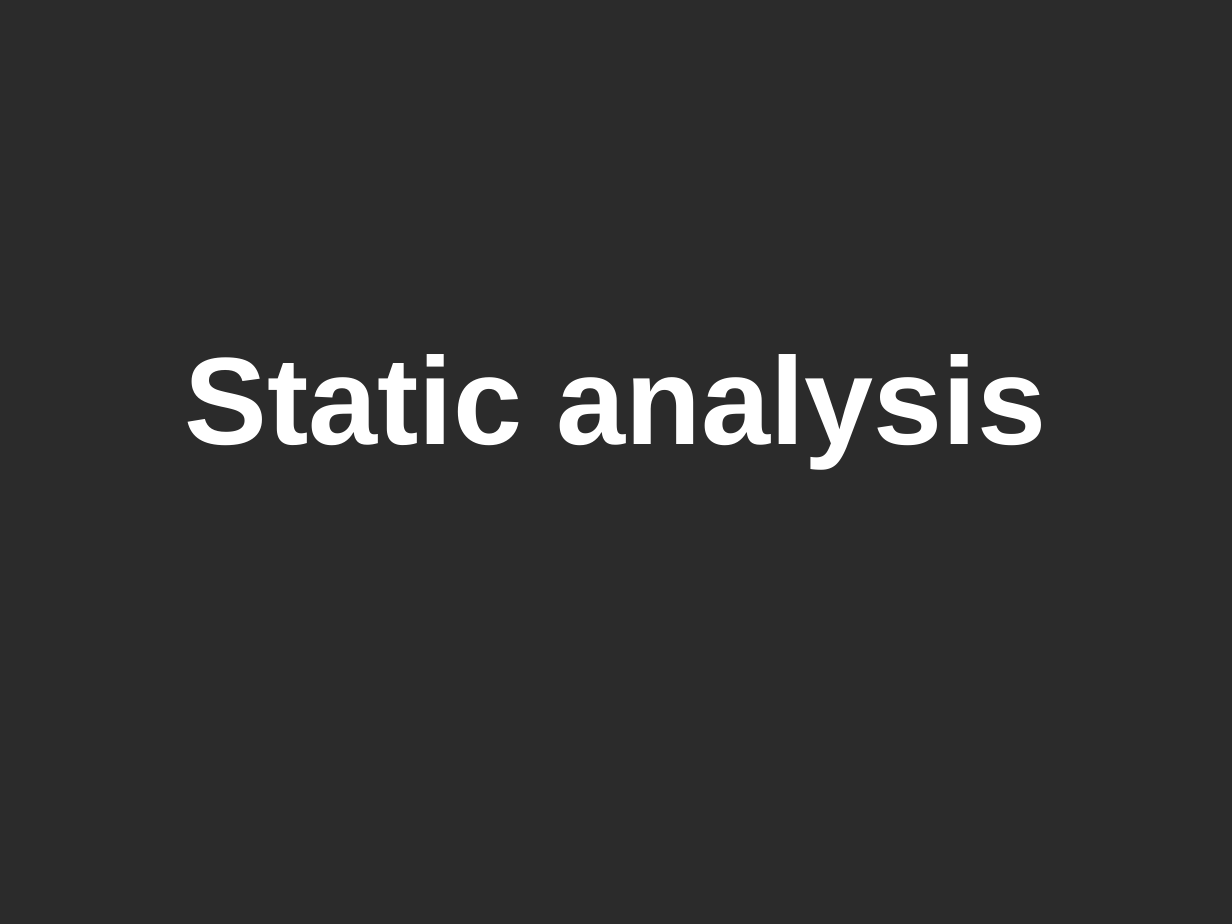
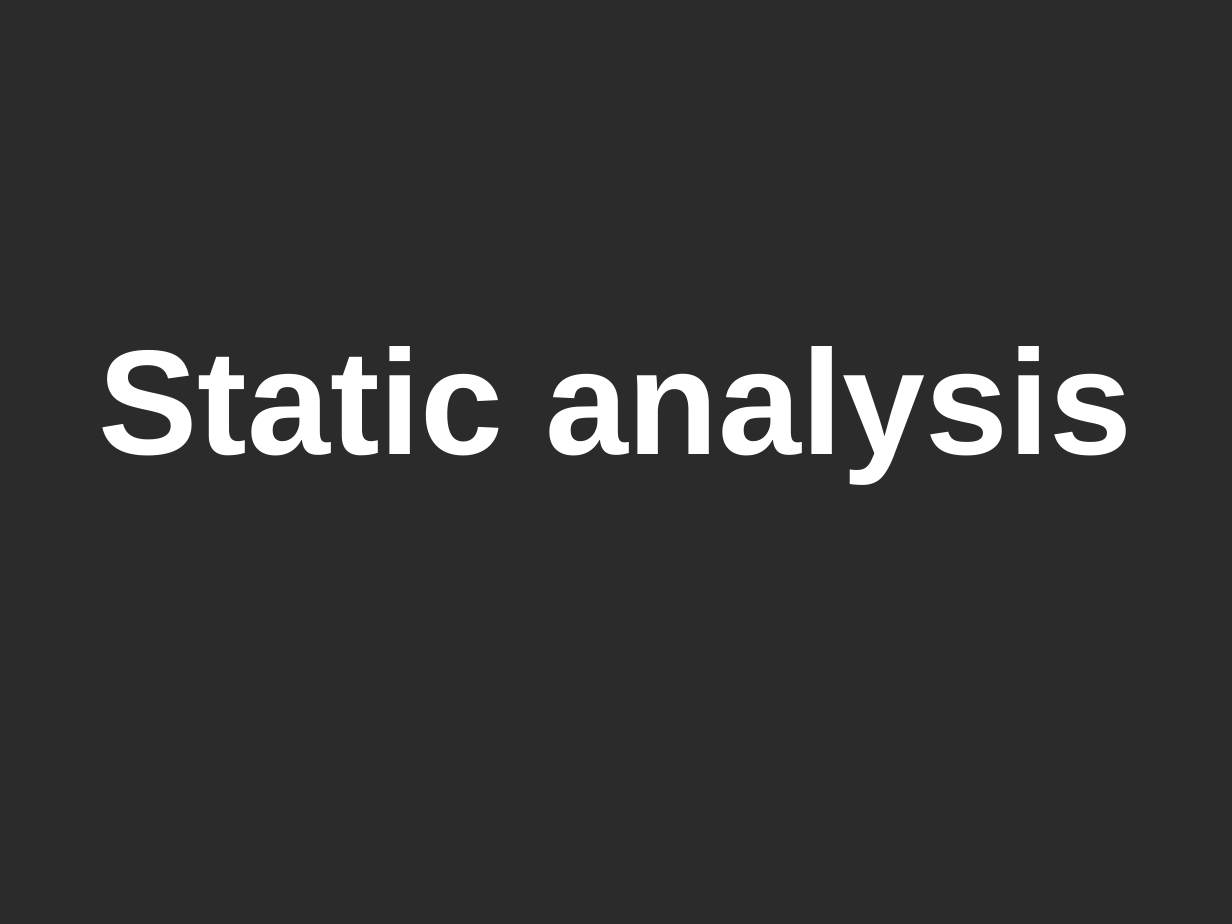
Before and after one commit to mateuszwinnicki/talks, a slide deck: slide 13 of CodeReviewAndStaticAnalysis/CodeReviewAndStaticAnalysis.odp. Drawn at 1232x924 pixels with LibreOffice and Linux fonts; fonts in the diff are those of the drawing; background and template pictures are left out; a plain dark background stands for a picture behind light text. Boxes give left, top, right and bottom in pixels: in the first picture for what was removed or moved away, otherwise in the second. Text is boxed around its words. In the diff, an @@ line names an element or a change of style, - is before the commit and + after.

```diff
--- a/CodeReviewAndStaticAnalysis/CodeReviewAndStaticAnalysis.odp
+++ b/CodeReviewAndStaticAnalysis/CodeReviewAndStaticAnalysis.odp
@@ subtitle "Static analysis" at (x1=98, y1=346, x2=1133, y2=480): size 80 to 96 pt @@
```
Also in this commit, not shown: 1 other slide changed, 1 slide added, 1 slide removed, 1 other file.
